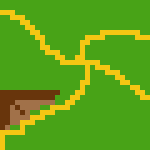
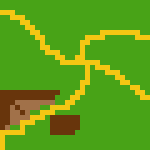
The second (150, 150) image is a revision of the first. Changes to its layers:
painted on "Layer 2" over [50,115,80,135]
